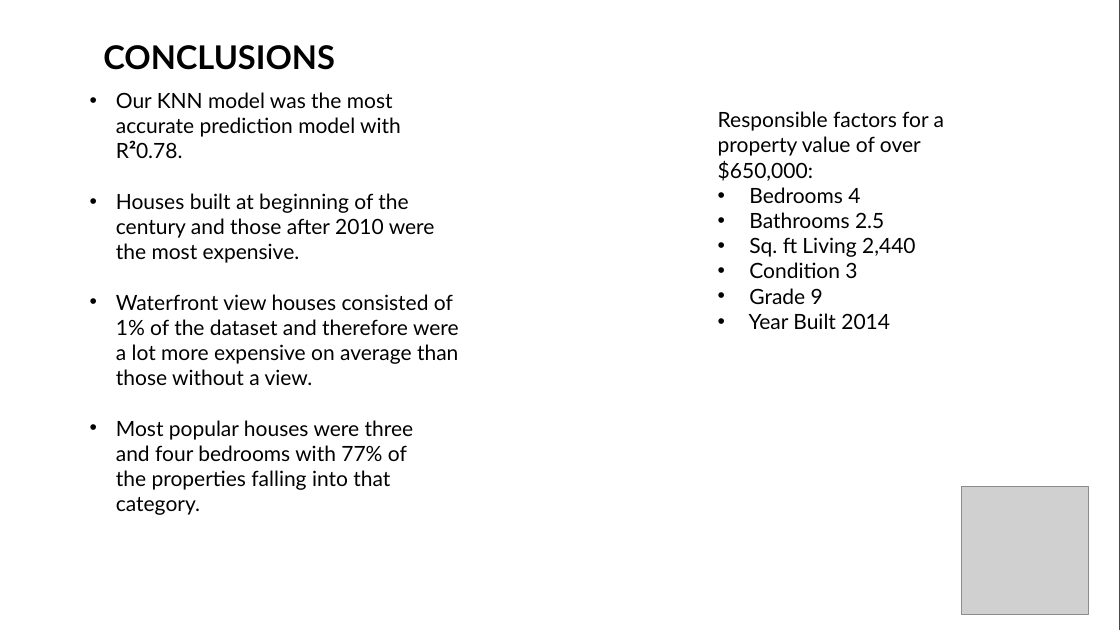
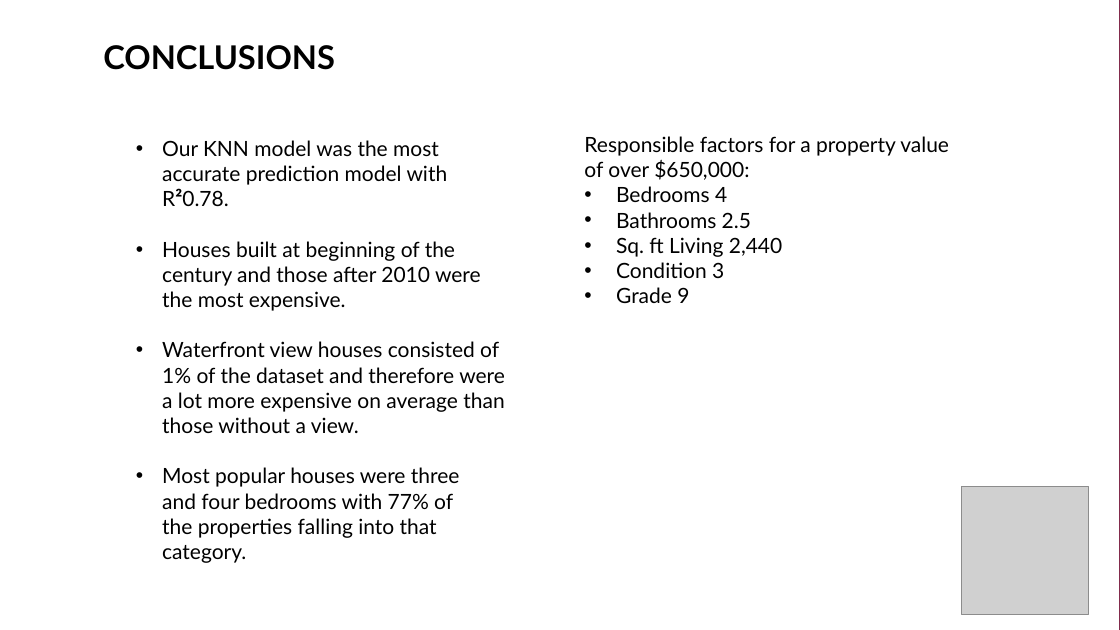
Before and after one commit to MiguelVilloslada/RealEstateProject, a slide deck: slide 9 of Presentation Slides/Project Real Estate Final.pptx. Drawn at 1120x630 pixels with LibreOffice and Linux fonts; fonts in the diff are those of the drawing; grey boxes stand for pictures; background and template pictures are left out. Boxes give left, top, right and bottom in pixels: in the first picture for what was removed or moved away, otherwise in the second. Text is boxed around its words. In the diff, an @@ line names an element or a change of style, - is before the commit and + after.

```diff
--- a/Presentation Slides/Project Real Estate Final.pptx
+++ b/Presentation Slides/Project Real Estate Final.pptx
@@ text "Our KNN model was the ...": place and size @@
-text "Our KNN model was the ..." at [116, 92, 459, 515]
+text "Our KNN model was the ..." at [162, 140, 505, 563]
@@ text "Responsible factors for a property ...": place and size @@
-text "Responsible factors for a property ..." at [718, 111, 944, 329]
+text "Responsible factors for a property ..." at [584, 136, 949, 303]
@@ text at [749, 313, 890, 329]: paragraph removed @@
-• Year Built 2014
```
Also in this commit, not shown: 3 other slides changed, 1 other file.
